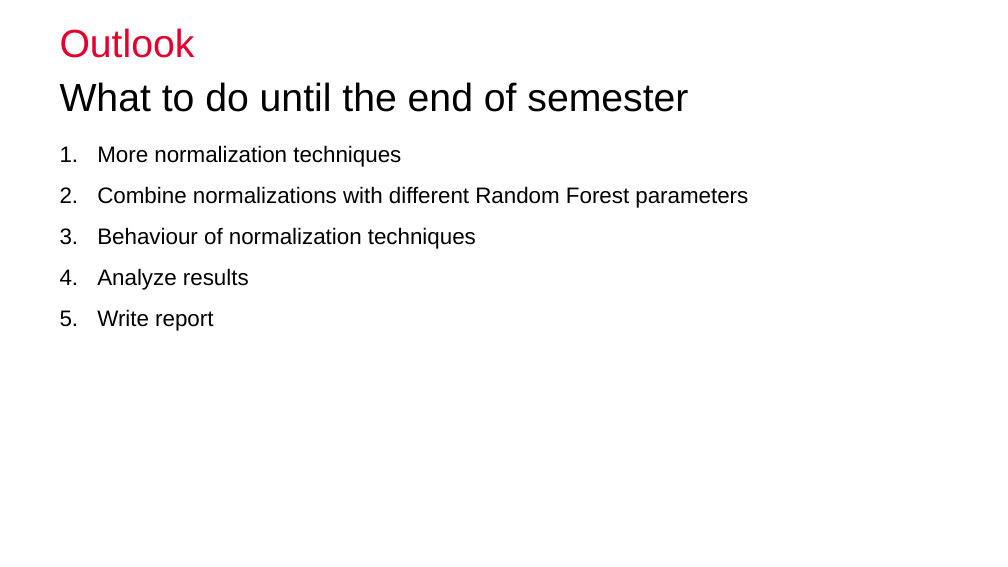
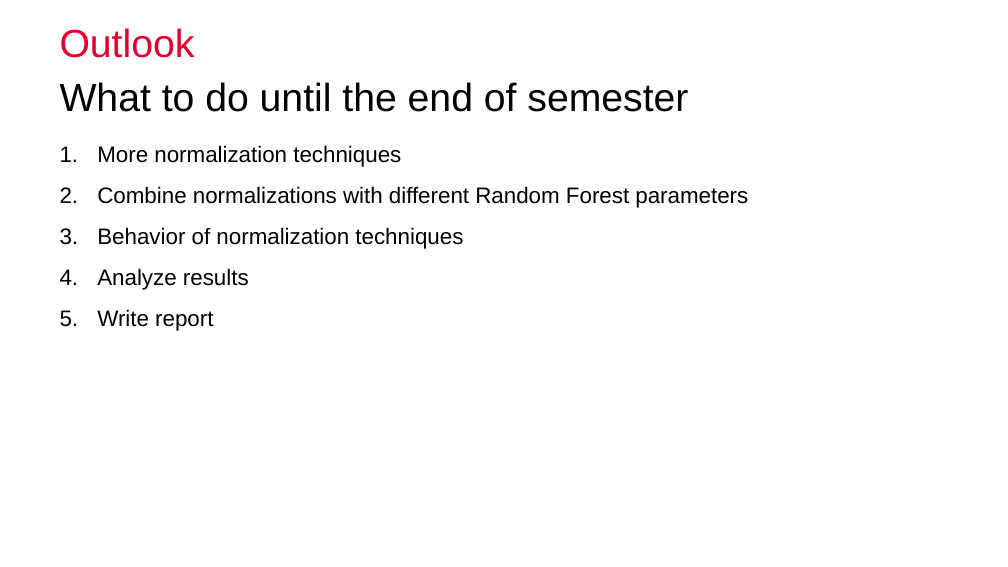
Before and after one commit to nibill/MIALab-1, a slide deck: slide 11 of Presentation/Midterm Presentation.pptx (slide 5 before the commit). Drawn at 1008x567 pixels with LibreOffice and Linux fonts; fonts in the diff are those of the drawing; background and template pictures are left out. Boxes give left, top, right and bottom in pixels: in the first picture for what was removed or moved away, otherwise in the second. Text is boxed around its words. In the diff, an @@ line names an element or a change of style, - is before the commit and + after.

Commit message:
Add files via upload
finished presentation

```diff
--- a/Presentation/Midterm Presentation.pptx
+++ b/Presentation/Midterm Presentation.pptx
@@ text at [97,227,463,249]: text changed @@
-3. Behaviour of normalization techniques
+3. Behavior of normalization techniques
```
Also in this commit, not shown: 1 other slide changed, 8 slides added, 2 slides removed.
